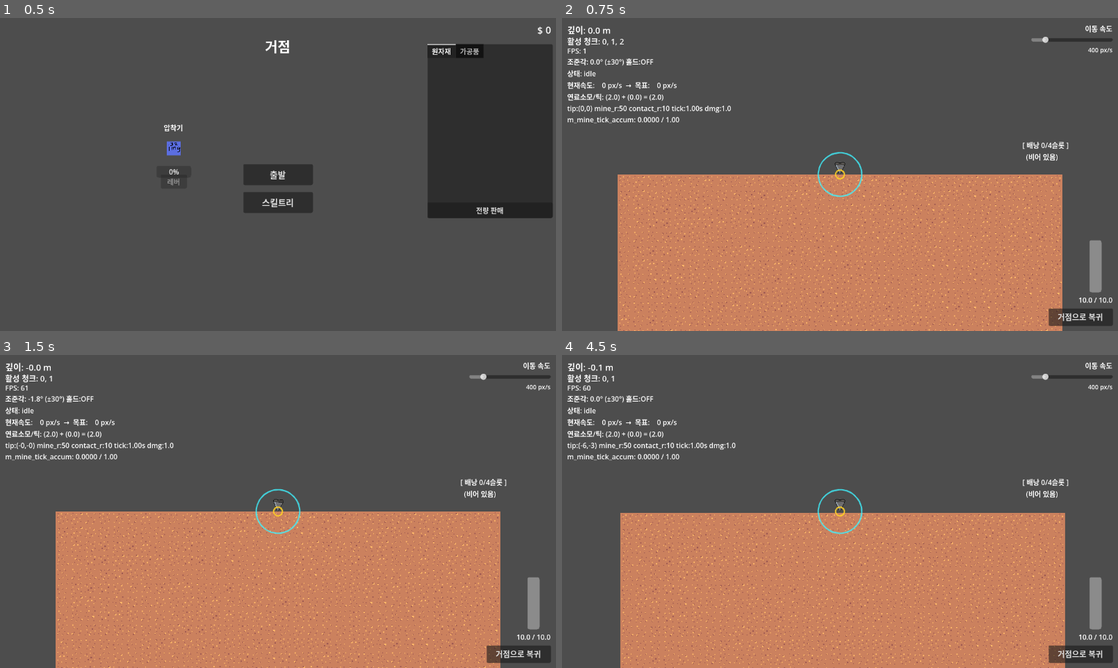
Above: before the commit, frames 1-4 (two rows, left to right).
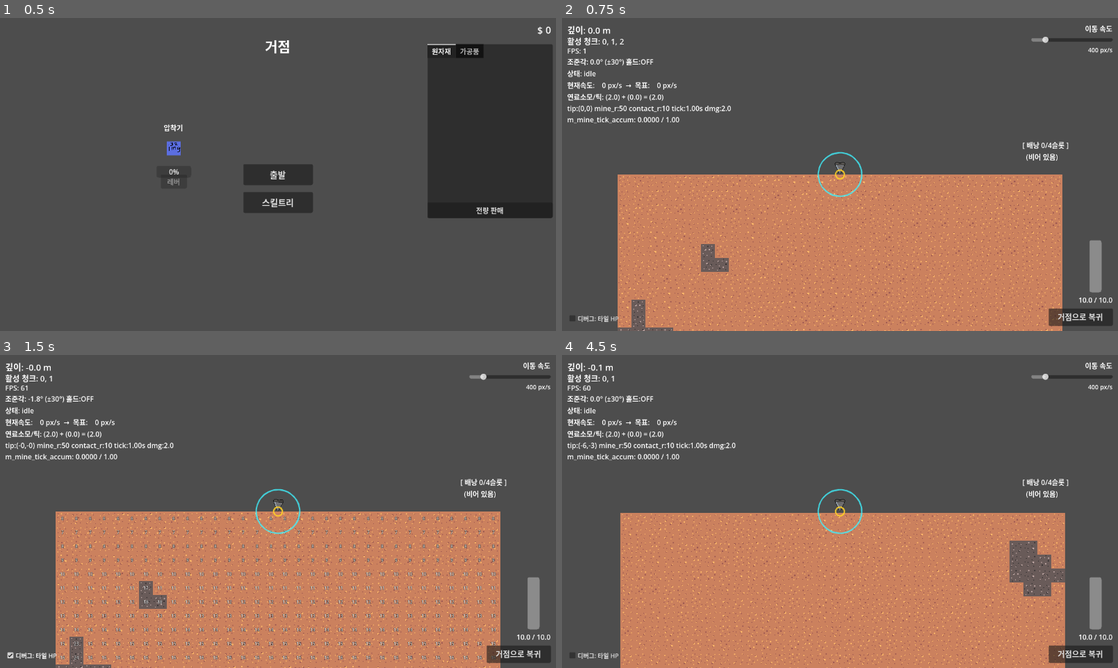
Above: after the commit, the same moments.

Repository: illwsion/Dig-Down-the-Planet
Game: Godot game, scene res://scenes/GameRoot.tscn
The game is run twice, just before and just after one commit, with the same random seed, the same clock (stepped at 60 frames per second) and the same inputs. The engine's default icon, where the game draws it, is replaced by a stand-in: a white triangle on a blue panel in a dark square.
Inputs (mouse positions are in pixels of both pictures, inside the frame that each line leads up to):
- Up to frame 1 (0.5 s): no input
- Up to frame 2 (0.75 s): click "출발" at 0.5 s
- Up to frame 3 (1.5 s): click (50, 655) at 1.25 s, where only the run after the commit has a clickable "디버그: 타일 HP"
- Up to frame 4 (4.5 s): click "거점으로 복귀" at 2 s; click "새 런 시작" at 2.75 s; click "거점으로 복귀" at 3.5 s; click "새 런 시작" at 4.25 s

Frame 1 is identical in both runs. In frame 2, 4.6% of the frame differs, in the area x 1-90%, y 28-100%; in frame 3, 6.9%; in frame 4, 5.0%.

Commit message:
feat: 돌 클러스터 구현

Diff:
--- a/autoload/GameState.gd
+++ b/autoload/GameState.gd
@@ -36,6 +36,7 @@
 
 ## 출발 전 호출. run_inventory와 표시용 카운트를 모두 비운다.
 func start_run() -> void:
+	WorldGenerator.randomize_run_seed()
 	run_inventory.resize_slots(int(StatSystem.get_final(&"inventory_slot_count")))
 	run_inventory.max_stack = int(StatSystem.get_final(&"inventory_max_stack"))
 	run_inventory.clear()
--- a/autoload/StatSystem.gd
+++ b/autoload/StatSystem.gd
@@ -44,10 +44,10 @@
 
 func _ready() -> void:
 	m_bases = {
-		&"mine_damage_per_tick":     1.0,
+		&"mine_damage_per_tick":     2.0,
 		&"mine_radius":              50.0,
 		&"mine_contact_radius":      10.0,
-		&"mine_tick_interval":       2.0,
+		&"mine_tick_interval":       1.0,
 		&"move_speed_max":           400.0,
 		&"move_acceleration":        400.0,
 		&"aim_angle_limit_deg":      30.0,
--- a/resources/tileset/terrain_tileset.tres
+++ b/resources/tileset/terrain_tileset.tres
@@ -1,6 +1,7 @@
 [gd_resource type="TileSet" format=3 uid="uid://sah4b0vborau"]
 
 [ext_resource type="Texture2D" uid="uid://c4tuh7jljtw3i" path="res://assets/tiles/tile_dirt.png" id="1_dirt"]
+[ext_resource type="Texture2D" uid="uid://b1c1100t2gijj" path="res://assets/tiles/tile_rock.png" id="2_rock"]
 
 [sub_resource type="TileSetAtlasSource" id="TileSetAtlasSource_dirt"]
 texture = ExtResource("1_dirt")
@@ -22,6 +23,27 @@
 2:3/0 = 0
 3:3/0 = 0
 
+[sub_resource type="TileSetAtlasSource" id="TileSetAtlasSource_stone"]
+texture = ExtResource("2_rock")
+texture_region_size = Vector2i(32, 32)
+0:0/0 = 0
+1:0/0 = 0
+2:0/0 = 0
+3:0/0 = 0
+0:1/0 = 0
+1:1/0 = 0
+2:1/0 = 0
+3:1/0 = 0
+0:2/0 = 0
+1:2/0 = 0
+2:2/0 = 0
+3:2/0 = 0
+0:3/0 = 0
+1:3/0 = 0
+2:3/0 = 0
+3:3/0 = 0
+
 [resource]
 tile_size = Vector2i(32, 32)
 sources/0 = SubResource("TileSetAtlasSource_dirt")
+sources/1 = SubResource("TileSetAtlasSource_stone")
--- a/resources/world/block_table.tres
+++ b/resources/world/block_table.tres
@@ -7,6 +7,13 @@
 script = ExtResource("2_bd")
 drop_item_id = &"dirt"
 
+[sub_resource type="Resource" id="BlockDef_stone"]
+script = ExtResource("2_bd")
+id = &"stone"
+display_name = "돌"
+max_hp = 10
+drop_item_id = &"stone"
+
 [resource]
 script = ExtResource("1_bt")
-blocks = Array[ExtResource("2_bd")]([SubResource("BlockDef_dirt")])
+blocks = Array[ExtResource("2_bd")]([SubResource("BlockDef_dirt"), SubResource("BlockDef_stone")])
--- a/scenes/main/Main.gd
+++ b/scenes/main/Main.gd
@@ -23,6 +23,7 @@
 @onready var m_fuel_bar: ProgressBar = $UILayer/FuelPanel/FuelBar
 @onready var m_fuel_label: Label = $UILayer/FuelPanel/FuelLabel
 @onready var m_return_button: Button = $UILayer/ReturnButton
+@onready var m_tile_hp_debug_check: CheckBox = $UILayer/DebugPanel/TileHpDebugCheck
 
 var m_run_inventory_label: Label
 var m_run_ended: bool = false
@@ -36,6 +37,8 @@
 	m_drill.move_speed = m_move_speed_px
 	m_return_button.pressed.connect(_on_return_button_pressed)
 	m_drill.run_end_fuel_depleted.connect(_on_run_end_fuel_depleted)
+	m_tile_hp_debug_check.toggled.connect(_on_tile_hp_debug_toggled)
+	m_tile_hp_debug_check.button_pressed = m_drill.debug_show_tile_hp
 
 	m_run_inventory_label = Label.new()
 	m_run_inventory_label.anchor_left   = 1.0
@@ -73,6 +76,7 @@
 	m_run_ended = true
 	m_drill.set_input_locked(true)
 	m_speed_slider.editable = false
+	m_tile_hp_debug_check.disabled = true
 	m_return_button.disabled = true
 	run_end_requested.emit(reason)
 
@@ -80,6 +84,10 @@
 func _on_speed_slider_changed(value: float) -> void:
 	m_move_speed_px = value
 	m_speed_value_label.text = "%d px/s" % int(round(value))
+
+
+func _on_tile_hp_debug_toggled(enabled: bool) -> void:
+	m_drill.debug_show_tile_hp = enabled
 
 
 func _update_hud() -> void:
--- a/scenes/main/Main.tscn
+++ b/scenes/main/Main.tscn
@@ -106,6 +106,23 @@
 horizontal_alignment = 2
 theme_override_font_sizes/font_size = 14
 
+[node name="DebugPanel" type="VBoxContainer" parent="UILayer"]
+layout_mode = 1
+anchors_preset = 2
+anchor_top = 1.0
+anchor_bottom = 1.0
+offset_left = 12.0
+offset_top = -44.0
+offset_right = 220.0
+offset_bottom = -12.0
+grow_vertical = 0
+theme_override_constants/separation = 4
+
+[node name="TileHpDebugCheck" type="CheckBox" parent="UILayer/DebugPanel"]
+layout_mode = 2
+theme_override_font_sizes/font_size = 14
+text = "디버그: 타일 HP"
+
 [node name="ReturnButton" type="Button" parent="UILayer"]
 layout_mode = 1
 anchors_preset = 3
--- a/scenes/world/Chunk.tscn
+++ b/scenes/world/Chunk.tscn
@@ -1,8 +1,9 @@
-[gd_scene load_steps=4 format=3 uid="uid://digchunk01scene"]
+[gd_scene load_steps=5 format=3 uid="uid://digchunk01scene"]
 
 [ext_resource type="Script" path="res://scripts/world/Chunk.gd" id="1_chunk"]
 [ext_resource type="TileSet" uid="uid://digterraintileset01" path="res://resources/tileset/terrain_tileset.tres" id="2_tileset"]
 [ext_resource type="Resource" uid="uid://digblocktable01" path="res://resources/world/block_table.tres" id="3_block_table"]
+[ext_resource type="Script" path="res://scripts/world/TileHpDebugOverlay.gd" id="4_hp_dbg"]
 
 [node name="Chunk" type="Node2D"]
 script = ExtResource("1_chunk")
@@ -15,4 +16,8 @@
 [node name="DamageOverlay" type="Node2D" parent="."]
 z_index = 1
 
+[node name="HpDebugOverlay" type="Node2D" parent="."]
+z_index = 2
+script = ExtResource("4_hp_dbg")
+
 [node name="Colliders" type="Node2D" parent="."]
--- a/scripts/hub/MachineNode.gd
+++ b/scripts/hub/MachineNode.gd
@@ -112,14 +112,14 @@
 	var item_def: ItemDef = ItemDatabase.get_def(m_chosen_recipe.input_id)
 	var tex: Texture2D = item_def.icon if item_def != null else null
 	var from_global: Vector2 = Vector2.ZERO
-	var to_global: Vector2 = m_sprite.global_position
+	var fly_target_global: Vector2 = m_sprite.global_position
 	if is_instance_valid(m_hub):
 		var fg: Variant = m_hub.call(&"get_fly_start_global_position")
 		if fg is Vector2:
 			from_global = fg
 
 	if is_instance_valid(m_hub):
-		m_hub.call(&"play_item_fly", tex, from_global, to_global, Callable(self, "_on_inventory_fly_finished"))
+		m_hub.call(&"play_item_fly", tex, from_global, fly_target_global, Callable(self, "_on_inventory_fly_finished"))
 	else:
 		push_warning("MachineNode: Hub를 찾을 수 없어 비행 없이 즉시 도착 처리합니다.")
 		call_deferred("_on_inventory_fly_finished")
--- a/scripts/player/Drill.gd
+++ b/scripts/player/Drill.gd
@@ -16,10 +16,12 @@
 
 ## 채굴: 접두 `mine_*` (MVP_DEVELOPMENT_PLAN.md 표와 동일). 기준점 = [method get_tip_global_position].
 @export var debug_draw_mine_radii: bool = true
+## true 이면 활성 Chunk 타일 위에 현재 HP 숫자 표시.
+@export var debug_show_tile_hp: bool = false
 @export var mine_radius: float = 50.0
 @export var mine_contact_radius: float = 10.0
 @export_range(0.05, 10.0, 0.01) var mine_tick_interval: float = 1.0
-@export var mine_damage_per_tick: float = 1.0
+@export var mine_damage_per_tick: float = 2.0
 
 ## 이동: 접두 `move_*` — 가속은 연료/채굴 로직과 함께 적용 예정.
 @export var move_speed_max: float = 400.0
--- a/scripts/ui/RunResultScreen.gd
+++ b/scripts/ui/RunResultScreen.gd
@@ -67,7 +67,7 @@
 
 func _format_duration_mm_ss(duration_sec: float) -> String:
 	var total_sec: int = maxi(int(floor(duration_sec)), 0)
-	var minutes: int = total_sec / 60
+	var minutes: int = total_sec / 60.0
 	var seconds: int = total_sec % 60
 	return "%02d:%02d" % [minutes, seconds]
 
--- a/scripts/world/Chunk.gd
+++ b/scripts/world/Chunk.gd
@@ -14,8 +14,12 @@
 @onready var m_colliders_root: Node2D = $Colliders
 
 var m_tile_bodies: Dictionary = {} ## Vector2i(local_x, local_y) -> StaticBody2D
-## 로컬 셀 → 현재 HP. 스폰 시 솔리드 타일마다 풀 HP로 전부 채움 (3-4).
+## 로컬 셀 → 현재 HP. 스폰 시 WorldGenerator가 계산한 max_hp로 채움.
 var m_cell_hp: Dictionary = {}
+## 로컬 셀 → 블록 id (dirt / stone).
+var m_cell_block_id: Dictionary = {}
+## 로컬 셀 → 스폰 시 max HP (깊이·블록 종류 반영).
+var m_cell_max_hp: Dictionary = {}
 ## 셀별 손상 오버레이(Polygon2D). 타일맵 modulate와 무관하게 셀 단위로만 표시 (3-6).
 var m_damage_polys: Dictionary = {} ## Vector2i -> Polygon2D
 
@@ -26,9 +30,8 @@
 	_fill_tiles()
 
 
-func block_id_for_cell(_local_cell: Vector2i) -> StringName:
-	## 나중에 아틀라스/소스로 돌·흙 분기. MVP는 흙만.
-	return &"dirt"
+func block_id_for_cell(local_cell: Vector2i) -> StringName:
+	return m_cell_block_id.get(local_cell, &"dirt")
 
 
 func get_cell_hp(local_cell: Vector2i) -> int:
@@ -63,6 +66,8 @@
 		m_tile_bodies.erase(local_cell)
 		body.queue_free()
 	_spawn_drop(local_cell)
+	m_cell_block_id.erase(local_cell)
+	m_cell_max_hp.erase(local_cell)
 
 
 func _spawn_drop(local_cell: Vector2i) -> void:
@@ -103,7 +108,7 @@
 		_remove_damage_overlay(local_cell)
 		return
 	var hp: int = int(m_cell_hp[local_cell])
-	var max_hp: int = block_table.get_max_hp(block_id_for_cell(local_cell))
+	var max_hp: int = int(m_cell_max_hp.get(local_cell, 1))
 	if max_hp <= 0:
 		return
 	if hp >= max_hp:
@@ -134,17 +139,19 @@
 		child.queue_free()
 	m_tile_bodies.clear()
 	m_cell_hp.clear()
+	m_cell_block_id.clear()
+	m_cell_max_hp.clear()
 
 	for x in range(WIDTH_TILES):
 		for y in range(HEIGHT_TILES):
 			var cell := Vector2i(x, y)
 			var global_ty := chunk_index_y * HEIGHT_TILES + y
-			var atlas := WorldGenerator.atlas_for_cell(x, global_ty)
-			m_tile_layer.set_cell(cell, 0, atlas)
+			var gen := WorldGenerator.evaluate_cell(x, global_ty)
+			m_tile_layer.set_cell(cell, gen.source_id, gen.atlas)
 
-			var bid := block_id_for_cell(cell)
-			var max_hp := block_table.get_max_hp(bid)
-			m_cell_hp[cell] = max_hp
+			m_cell_block_id[cell] = gen.block_id
+			m_cell_max_hp[cell] = gen.max_hp
+			m_cell_hp[cell] = gen.max_hp
 
 			# MVP용 충돌: 각 타일 셀을 고정 사각형(32x32)으로 막아 이동이 타일에 걸리는지 확인
 			var body := StaticBody2D.new()
--- /dev/null
+++ b/scripts/world/TileHpDebugOverlay.gd
@@ -0,0 +1,90 @@
+extends Node2D
+
+## Chunk 자식. Drill.debug_show_tile_hp 가 true 일 때 타일별 현재 HP를 표시한다.
+
+const TILE_SIZE_PX := 32
+const WIDTH_TILES := 32
+const HEIGHT_TILES := 32
+
+var m_labels: Dictionary = {} ## Vector2i -> Label
+var m_was_visible: bool = false
+
+
+func _process(_delta: float) -> void:
+	var chunk: Node = get_parent()
+	if chunk == null:
+		return
+
+	var show: bool = _is_debug_enabled()
+	if not show:
+		if m_was_visible:
+			_set_all_visible(false)
+			m_was_visible = false
+		return
+
+	m_was_visible = true
+	for y in range(HEIGHT_TILES):
+		for x in range(WIDTH_TILES):
+			var cell := Vector2i(x, y)
+			if not chunk.has_method("has_mineable_tile_at") or not chunk.has_mineable_tile_at(cell):
+				_hide_label(cell)
+				continue
+			var hp: int = int(chunk.call("get_cell_hp", cell))
+			var lbl: Label = _ensure_label(cell)
+			lbl.text = str(hp)
+			lbl.visible = true
+
+
+func _is_debug_enabled() -> bool:
+	var drill := _find_drill()
+	return drill != null and drill.get("debug_show_tile_hp") == true
+
+
+func _find_drill() -> Node:
+	var chunk: Node = get_parent()
+	if chunk == null:
+		return null
+	var world: Node = chunk.get_parent()
+	if world == null:
+		return null
+	var main: Node = world.get_parent()
+	if main == null:
+		return null
+	return main.get_node_or_null("Drill")
+
+
+func _ensure_label(local_cell: Vector2i) -> Label:
+	var lbl: Label = m_labels.get(local_cell) as Label
+	if lbl != null:
+		return lbl
+
+	lbl = Label.new()
+	lbl.horizontal_alignment = HORIZONTAL_ALIGNMENT_CENTER
+	lbl.vertical_alignment = VERTICAL_ALIGNMENT_CENTER
+	lbl.position = Vector2(
+		float(local_cell.x) * TILE_SIZE_PX,
+		float(local_cell.y) * TILE_SIZE_PX
+	)
+	lbl.size = Vector2(TILE_SIZE_PX, TILE_SIZE_PX)
+	lbl.mouse_filter = Control.MOUSE_FILTER_IGNORE
+	lbl.add_theme_font_size_override(&"font_size", 10)
+	lbl.add_theme_color_override(&"font_color", Color(1.0, 1.0, 1.0, 0.95))
+	lbl.add_theme_color_override(&"font_outline_color", Color(0.0, 0.0, 0.0, 0.9))
+	lbl.add_theme_constant_override(&"outline_size", 2)
+	add_child(lbl)
+	m_labels[local_cell] = lbl
+	return lbl
+
+
+func _hide_label(local_cell: Vector2i) -> void:
+	if not m_labels.has(local_cell):
+		return
+	var lbl: Label = m_labels[local_cell] as Label
+	if is_instance_valid(lbl):
+		lbl.visible = false
+
+
+func _set_all_visible(visible: bool) -> void:
+	for lbl: Label in m_labels.values():
+		if is_instance_valid(lbl):
+			lbl.visible = visible
--- a/scripts/world/WorldGenerator.gd
+++ b/scripts/world/WorldGenerator.gd
@@ -1,20 +1,86 @@
 class_name WorldGenerator
 extends RefCounted
 
-## 글로벌 타일 좌표 (global_tx, global_ty)에 대해 TileSet 아틀라스 좌표를 결정한다.
+## 글로벌 타일 좌표 (global_tx, global_ty)에 대해 블록 종류·타일·HP를 결정한다.
 ## Chunk는 로컬 x와 chunk_index_y로 global_ty를 만들어 넘긴다.
 ## _run_seed: 게임 실행마다 바꾸면 같은 좌표도 패턴이 달라진다(한 판 안에서는 동일 유지).
 
+const SOURCE_ID_DIRT := 0
+const SOURCE_ID_STONE := 1
+
+const DIRT_BASE_HP := 6
+const STONE_HP_MULTIPLIER := 1.5
+
+const STONE_NOISE_FREQUENCY := 0.04
+const STONE_THRESHOLD_SHALLOW := 0.55
+const STONE_THRESHOLD_DEEP := 0.05
+const STONE_DEPTH_RAMP_M := 200.0
+## 스킬 `stone_cluster_density` 1당 threshold에서 빼는 양 (돌 비중 증가).
+const STONE_CLUSTER_DENSITY_THRESHOLD_SCALE := 0.01
+
 static var _run_seed: int = 0
+static var _stone_noise: FastNoiseLite
 
 
 static func randomize_run_seed() -> void:
 	var r := RandomNumberGenerator.new()
 	r.randomize()
 	_run_seed = r.randi()
+	_sync_stone_noise_seed()
+
+
+static func evaluate_cell(global_tx: int, global_ty: int) -> Dictionary:
+	var depth_m := float(global_ty)
+	var block_id := &"dirt"
+	if is_stone_block(global_tx, global_ty):
+		block_id = &"stone"
+
+	var source_id := SOURCE_ID_DIRT if block_id == &"dirt" else SOURCE_ID_STONE
+	return {
+		"block_id": block_id,
+		"source_id": source_id,
+		"atlas": atlas_for_cell(global_tx, global_ty),
+		"max_hp": compute_max_hp(block_id, depth_m),
+		"ore_overlay_id": &"",
+	}
+
+
+static func is_stone_block(global_tx: int, global_ty: int) -> bool:
+	_ensure_stone_noise()
+	var n := _stone_noise.get_noise_2d(float(global_tx), float(global_ty))
+	return n > _stone_threshold(float(global_ty))
+
+
+static func compute_max_hp(block_id: StringName, depth_m: float) -> int:
+	var dirt_hp := DIRT_BASE_HP + int(depth_m)
+	if block_id == &"stone":
+		return roundi(float(dirt_hp) * STONE_HP_MULTIPLIER)
+	return dirt_hp
 
 
 static func atlas_for_cell(global_tx: int, global_ty: int) -> Vector2i:
 	var rng := RandomNumberGenerator.new()
 	rng.seed = hash(Vector2i(global_tx, global_ty)) ^ _run_seed
 	return Vector2i(rng.randi_range(0, 3), rng.randi_range(0, 3))
+
+
+static func _stone_threshold(depth_m: float) -> float:
+	var t := clampf(depth_m / STONE_DEPTH_RAMP_M, 0.0, 1.0)
+	var threshold := lerpf(STONE_THRESHOLD_SHALLOW, STONE_THRESHOLD_DEEP, t)
+	threshold -= StatSystem.get_final(&"stone_cluster_density") * STONE_CLUSTER_DENSITY_THRESHOLD_SCALE
+	return threshold
+
+
+static func _ensure_stone_noise() -> void:
+	if _stone_noise != null:
+		return
+	_stone_noise = FastNoiseLite.new()
+	_stone_noise.noise_type = FastNoiseLite.TYPE_SIMPLEX_SMOOTH
+	_stone_noise.frequency = STONE_NOISE_FREQUENCY
+	_stone_noise.seed = _run_seed
+
+
+static func _sync_stone_noise_seed() -> void:
+	_ensure_stone_noise()
+	if _stone_noise != null:
+		_stone_noise.seed = _run_seed
Not shown, added: scripts/world/TileHpDebugOverlay.gd.uid
